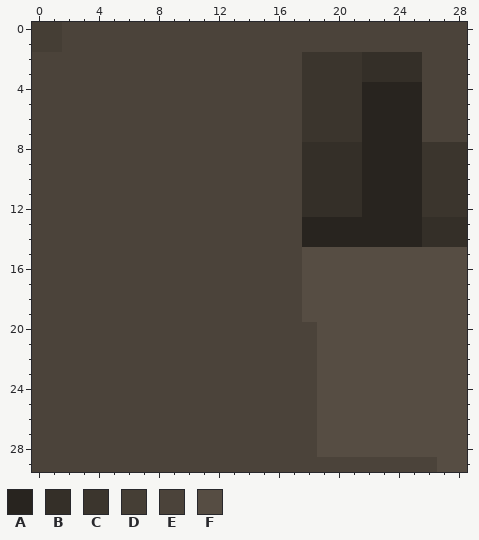
Edited in one commit: pixel-art sprite (screenshots/hotbar.png). Above is the file before it was changed.
The file is 29x30 pixels. Colours within 5 levels of each other are drawn and written as one.
Palette (. is transparent): A #28241f  B #342f28  C #3b352d  D #453e35  E #4b433a  F #564d43
New version:
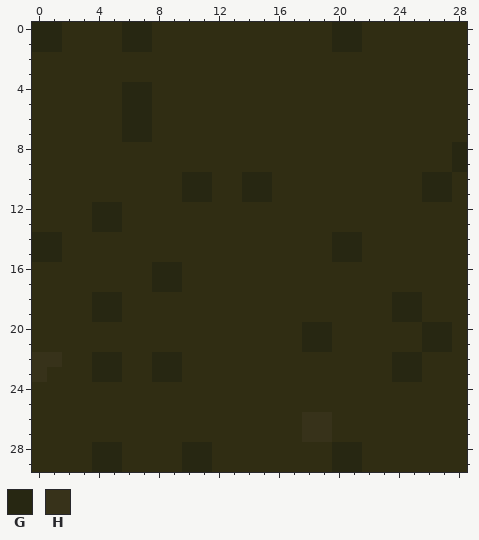
Colours new in this view: G #272712  H #37321a
Diff:
colour E: #4b433a -> #302d13
y 0..1: x 0..1 DD -> GG; x 6..7 EE -> GG; x 20..21 EE -> GG
y 2..3: x 18..25 CCCCBBBB -> EEEEEEEE
y 4..7: x 6..7 EE -> GG; x 18..25 CCCCAAAA -> EEEEEEEE
y 8..9: x 18..28 BBBBAAAACCC -> EEEEEEEEEEG
y 10..11: x 10..11 EE -> GG; x 14..15 EE -> GG; x 18..28 BBBBAAAACCC -> EEEEEEEEGGE
y 12: x 4..5 EE -> GG; x 18..28 BBBBAAAACCC -> EEEEEEEEEEE
y 13: x 4..5 EE -> GG; x 18..28 AAAAAAAABBB -> EEEEEEEEEEE
y 14: x 0..1 EE -> GG; x 18..28 AAAAAAAABBB -> EEGGEEEEEEE
y 15: x 0..1 EE -> GG; x 18..28 FFFFFFFFFFF -> EEGGEEEEEEE
y 16..17: x 8..9 EE -> GG; x 18..28 FFFFFFFFFFF -> EEEEEEEEEEE
y 18..19: x 4..5 EE -> GG; x 18..28 FFFFFFFFFFF -> EEEEEEGGEEE
y 20..21: x 18..28 EFFFFFFFFFF -> GGEEEEEEGGE
y 22: x 0..1 EE -> HH; x 4..5 EE -> GG; x 8..9 EE -> GG; x 19..28 FFFFFFFFFF -> EEEEEGGEEE
y 23: x 0 E -> H; x 4..5 EE -> GG; x 8..9 EE -> GG; x 19..28 FFFFFFFFFF -> EEEEEGGEEE
y 24..25: x 19..28 FFFFFFFFFF -> EEEEEEEEEE
y 26..27: x 18..28 EFFFFFFFFFF -> HHEEEEEEEEE
y 28: x 4..5 EE -> GG; x 10..11 EE -> GG; x 19..28 FFFFFFFFFF -> EGGEEEEEEE
y 29: x 4..5 EE -> GG; x 10..11 EE -> GG; x 20..21 EE -> GG; x 27..28 FF -> EE
Where, in picture pixels (left, top, right, bottom), the same in both pictures:
changed: (32, 22, 467, 472)
